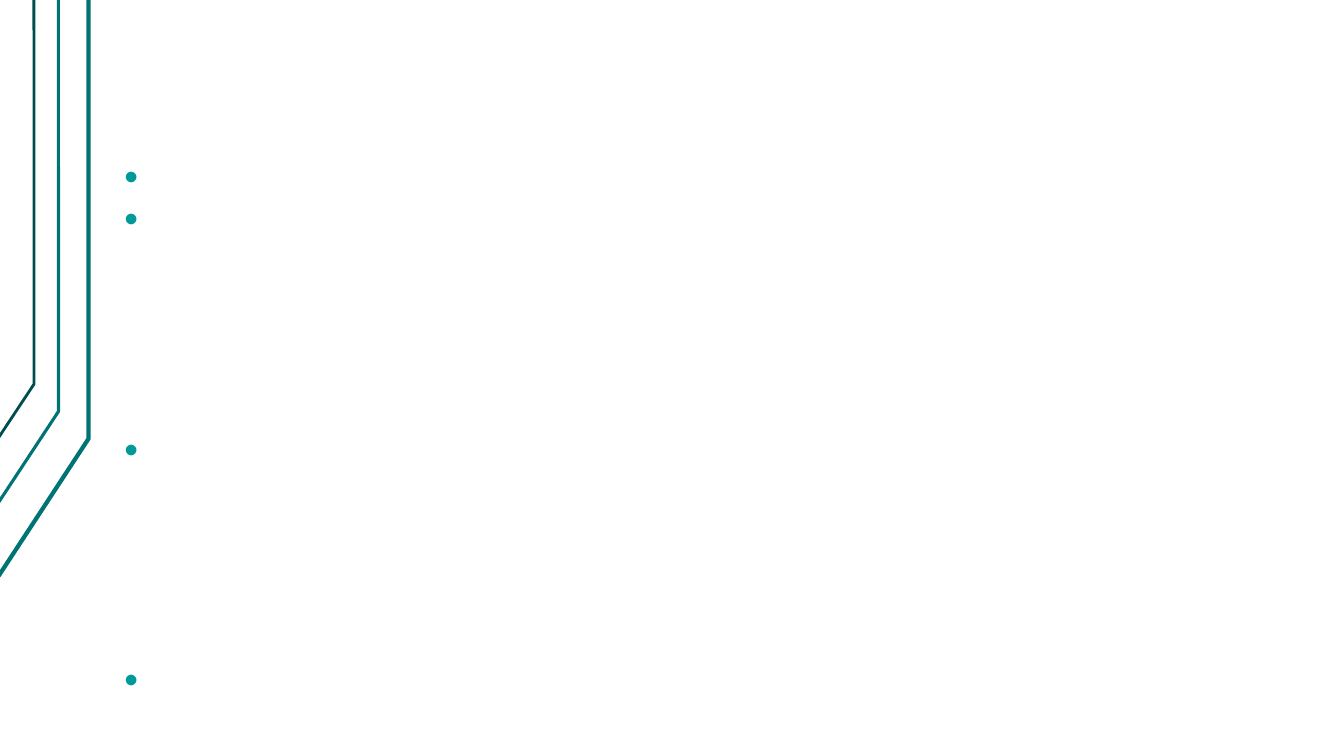
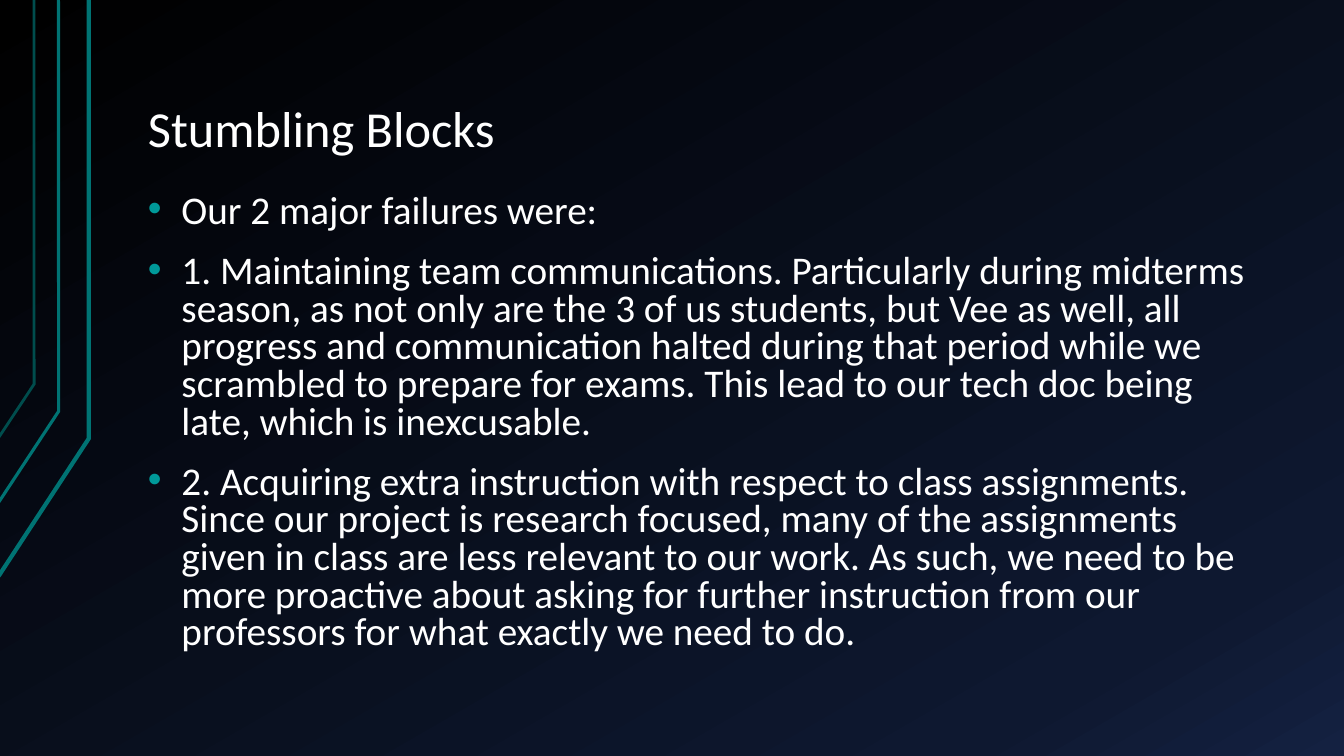
Before and after one commit to giacoppd/Security-For-Robotics, a slide deck: slide 13 of docs/progress_report/progress_report.pptx (slide 19 before the commit). Drawn at 1344x756 pixels with LibreOffice and Linux fonts; fonts in the diff are those of the drawing. Boxes give left, top, right and bottom in pixels: in the first picture for what was removed or moved away, otherwise in the second. Text is boxed around its words. In the diff, an @@ line names an element or a change of style, - is before the commit and + after.

```diff
--- a/docs/progress_report/progress_report.pptx
+++ b/docs/progress_report/progress_report.pptx
@@ background #FFFFFF to gradient #000000 to #0F1931 to #142242 @@
@@ freeform shape at bbox=[0, 0, 89, 577]: outline redrawn @@
@@ freeform shape at bbox=[0, 0, 58, 503]: outline #007373 2.24 pt to #007373 2.25 pt @@
@@ freeform shape at bbox=[0, 0, 34, 438]: outline #004D4D 2 pt to #007373 2 pt @@
@@ title added at bbox=[148, 112, 495, 156], 36 pt, text #FFFFFF @@
+Stumbling Blocks
@@ text added at bbox=[181, 196, 1244, 652], 28 pt, text #FFFFFF @@
+• Our 2 major failures were:
+• 1. Maintaining team communications. Particularly during midterms season, as not only are the 3 of us students, but Vee as well, all progress and communication halted during that period while we scrambled to prepare for exams. This lead to our tech doc being late, which is inexcusable.
+• 2. Acquiring extra instruction with respect to class assignments. Since our project is research focused, many of the assignments given in class are less relevant to our work. As such, we need to be more proactive about asking for further instruction from our professors for what exactly we need to do.
```
Also in this commit, not shown: 12 other slides changed, 3 slides added, 8 slides removed.
